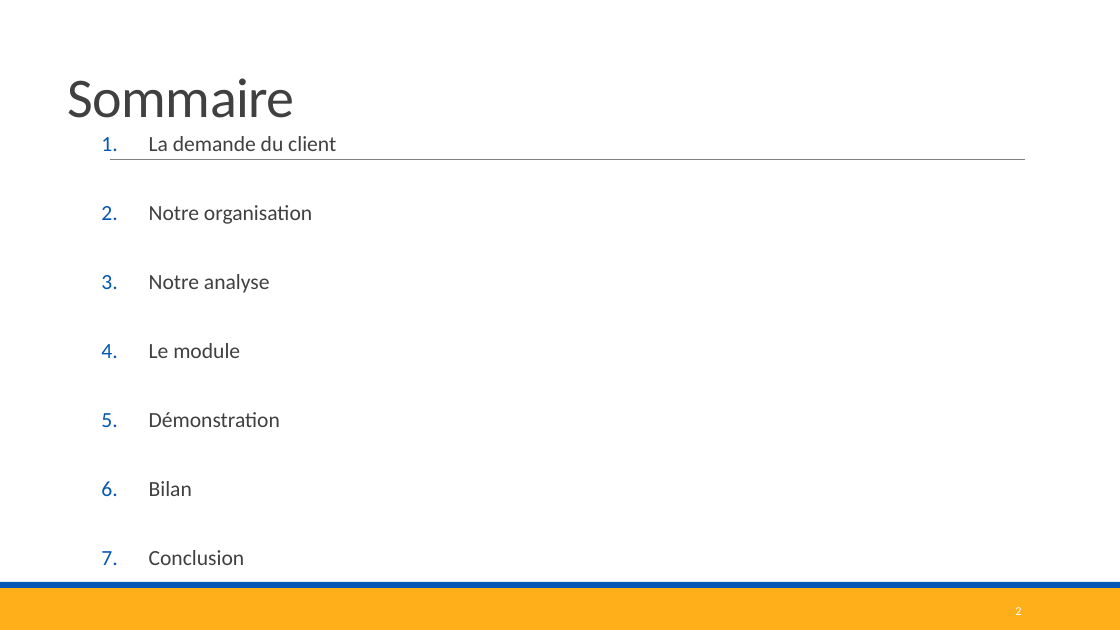
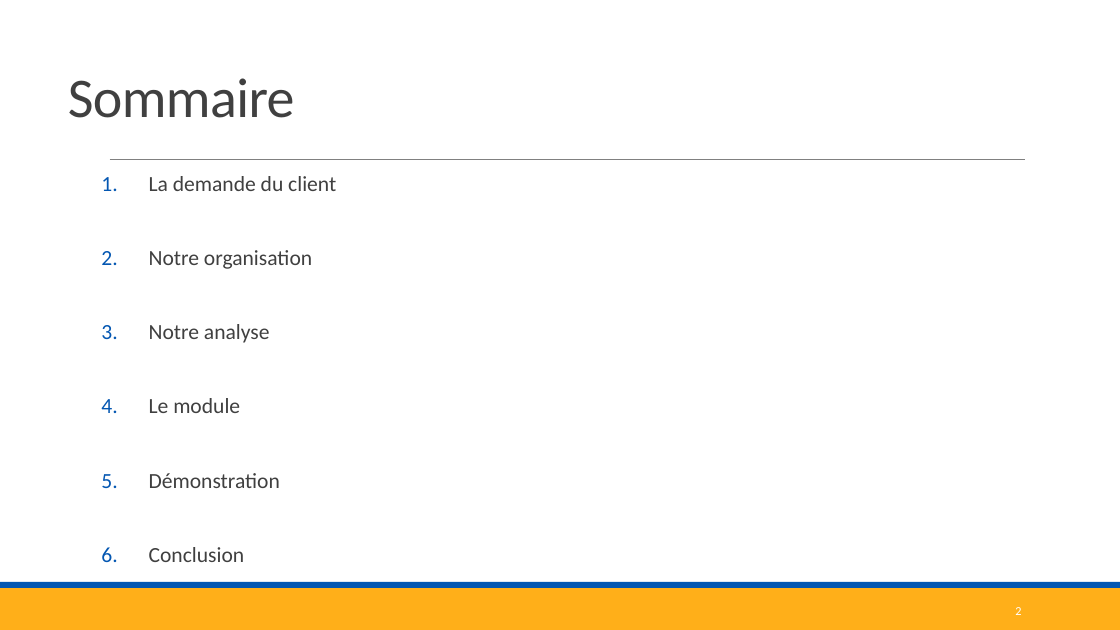
Before and after one commit to corentinBER/Projet-3, a slide deck: slide 2 of Projet3.pptx. Drawn at 1120x630 pixels with LibreOffice and Linux fonts; fonts in the diff are those of the drawing. Boxes give left, top, right and bottom in pixels: in the first picture for what was removed or moved away, otherwise in the second. Text is boxed around its words. In the diff, an @@ line names an element or a change of style, - is before the commit and + after.

```diff
--- a/Projet3.pptx
+++ b/Projet3.pptx
@@ text "La demande du client": place and size @@
-text "La demande du client" at bbox=[149, 136, 336, 565]
+text "La demande du client" at bbox=[149, 176, 336, 562]
@@ text "La demande du client" at bbox=[149, 176, 336, 562]: line spacing 0.7 to 0.8 @@
@@ text at bbox=[149, 481, 192, 496]: paragraph removed @@
-6. Bilan
```
Also in this commit, not shown: 14 other slides changed, 2 slides removed.
